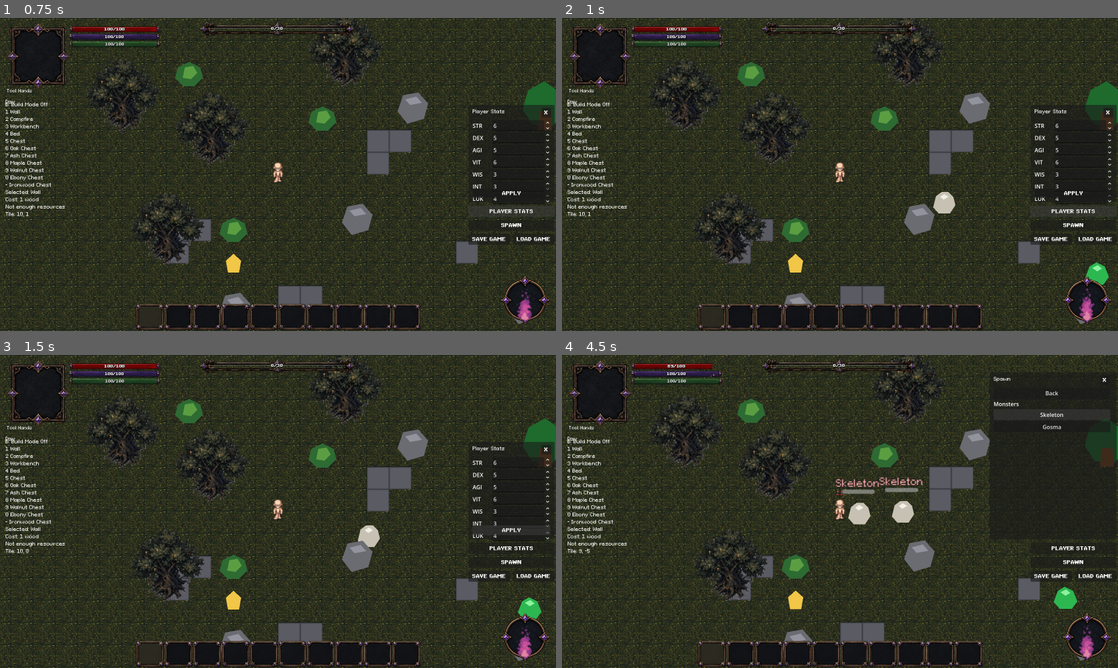
Above: before the commit, frames 1-4 (two rows, left to right).
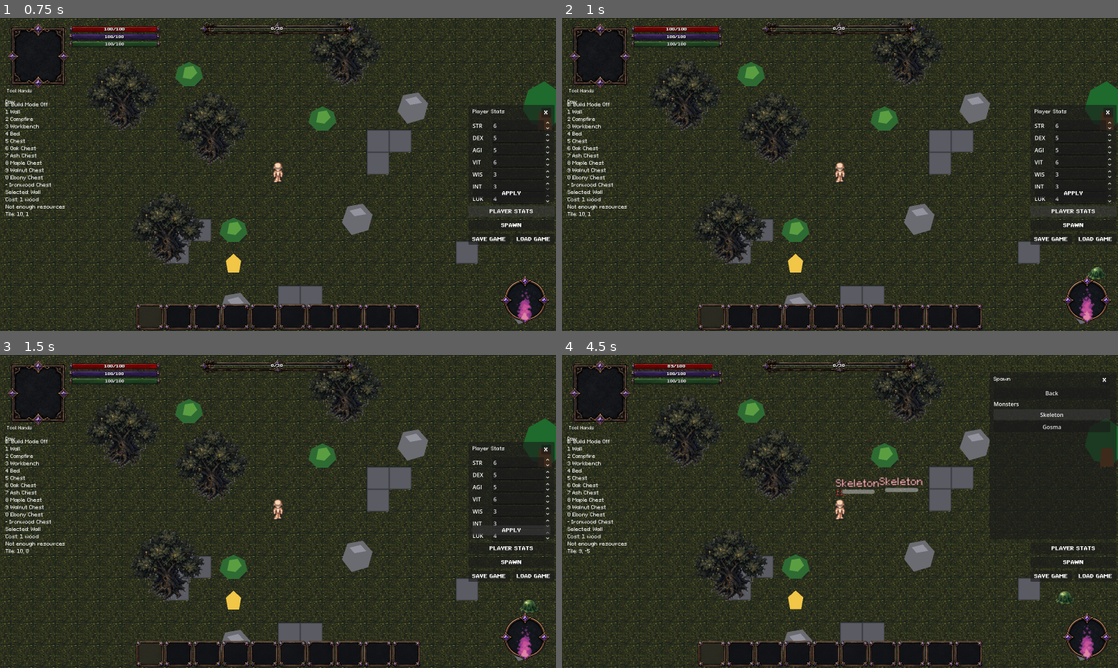
Above: after the commit, the same moments.

Repository: ramonsamagaio/Oathwake-Main
Game: Godot game, scene res://scenes/Main.tscn
Two runs of this game, one before a commit and one after it. Both use one fixed random seed, a clock stepped at 60 frames per second and the inputs below. This scene is started directly instead of the project's main scene.
Inputs:
- Up to frame 1 (0.75 s): click "PLAYER STATS" at 0.5 s
- Up to frame 2 (1 s): no input
- Up to frame 3 (1.5 s): click "APPLY" at 1.25 s
- Up to frame 4 (4.5 s): click "SPAWN" at 2 s; click "Natural map spawn" at 2.75 s; click "Monsters" at 3.5 s; click "Skeleton" at 4.25 s

Frame 1 is identical in both runs. In frame 2, 0.4% of the frame differs, in the area x 66-99%, y 55-86%; in frame 3, 0.4%; in frame 4, 0.7%, in the area x 51-93%, y 46-82%.

Commit message:
skeletoinvisivel

Diff:
--- a/scenes/enemies/Slime.tscn
+++ b/scenes/enemies/Slime.tscn
@@ -1,6 +1,9 @@
-[gd_scene load_steps=4 format=3]
+[gd_scene load_steps=7 format=3]
 
 [ext_resource type="Script" path="res://scripts/enemies/Slime.gd" id="1_slime_script"]
+[ext_resource type="Texture2D" path="res://assets/sprites/monsters/Slime_Animate/slime_idle1.png" id="2_slime_idle1"]
+[ext_resource type="Texture2D" path="res://assets/sprites/monsters/Slime_Animate/slime_idle2.png" id="3_slime_idle2"]
+[ext_resource type="Texture2D" path="res://assets/sprites/monsters/Slime_Animate/slime_idle3.png" id="4_slime_idle3"]
 
 [sub_resource type="CircleShape2D" id="CircleShape2D_slime_collision"]
 radius = 14.0
@@ -8,14 +11,36 @@
 [sub_resource type="CircleShape2D" id="CircleShape2D_damage_area"]
 radius = 18.0
 
+[sub_resource type="SpriteFrames" id="SpriteFrames_slime_idle"]
+animations = [{
+"frames": [{
+"duration": 1.0,
+"texture": ExtResource("2_slime_idle1")
+}, {
+"duration": 1.0,
+"texture": ExtResource("3_slime_idle2")
+}, {
+"duration": 1.0,
+"texture": ExtResource("4_slime_idle3")
+}, {
+"duration": 1.0,
+"texture": ExtResource("3_slime_idle2")
+}],
+"loop": true,
+"name": &"idle",
+"speed": 6.0
+}]
+
 [node name="Slime" type="CharacterBody2D"]
 script = ExtResource("1_slime_script")
 
 [node name="Body" type="Polygon2D" parent="."]
+visible = false
 color = Color(0.18, 0.72, 0.32, 1)
 polygon = PackedVector2Array(-16, 6, -10, -10, 0, -16, 12, -10, 18, 5, 10, 16, -7, 16)
 
 [node name="Highlight" type="Polygon2D" parent="."]
+visible = false
 color = Color(0.55, 0.95, 0.62, 1)
 polygon = PackedVector2Array(-6, -8, 2, -12, 8, -7, 1, -3)
 
@@ -26,3 +51,11 @@
 
 [node name="CollisionShape2D" type="CollisionShape2D" parent="DamageArea"]
 shape = SubResource("CircleShape2D_damage_area")
+
+[node name="AnimatedSprite2D" type="AnimatedSprite2D" parent="."]
+centered = true
+position = Vector2(0, -4)
+scale = Vector2(0.5, 0.5)
+sprite_frames = SubResource("SpriteFrames_slime_idle")
+animation = &"idle"
+autoplay = "idle"
--- /dev/null
+++ b/scenes/world/start_area.tscn
@@ -0,0 +1,3 @@
+[gd_scene format=3 uid="uid://c4g3hnqu0diw3"]
+
+[node name="StartArea" type="Node2D" unique_id=1283678475]
--- a/scripts/enemies/MonsterAnimator.gd
+++ b/scripts/enemies/MonsterAnimator.gd
@@ -9,6 +9,7 @@
 var _current_animation_name := ""
 var _current_flip_h := false
 var _current_flip_v := false
+var _uses_scene_sprite := false
 
 
 func configure(owner: Node2D, monster_data: Dictionary, animations_data: Dictionary, direction_mode: String, fallback_nodes: Array) -> void:
@@ -16,7 +17,12 @@
 	_direction_mode = direction_mode if not direction_mode.is_empty() else "single"
 	_fallback_nodes = fallback_nodes.duplicate()
 	_ensure_sprite()
-	_build_sprite_frames(animations_data)
+	if _sprite != null and _sprite.sprite_frames != null and not _sprite.sprite_frames.get_animation_names().is_empty():
+		_sprite_frames = _sprite.sprite_frames
+		_uses_scene_sprite = true
+	else:
+		_build_sprite_frames(animations_data)
+		_uses_scene_sprite = false
 	_set_fallback_visible(_sprite_frames == null or _sprite_frames.get_animation_names().is_empty())
 
 
@@ -33,9 +39,12 @@
 
 	var resolved := _resolve_animation_name(state, facing_direction)
 	if str(resolved.get("name", "")).is_empty():
-		_sprite.visible = false
-		_set_fallback_visible(true)
-		return
+		if _sprite_frames.has_animation("idle"):
+			resolved = {"name": "idle", "flip_h": false, "flip_v": false}
+		else:
+			_sprite.visible = true
+			_set_fallback_visible(false)
+			return
 
 	_set_fallback_visible(false)
 	_sprite.visible = true
@@ -57,6 +66,14 @@
 func _ensure_sprite() -> void:
 	if _sprite != null:
 		return
+	if _owner != null:
+		var existing := _owner.get_node_or_null("AnimatedSprite2D") as AnimatedSprite2D
+		if existing != null:
+			_sprite = existing
+			_sprite.centered = true
+			_sprite.position = _visual_offset
+			_sprite.z_index = 20
+			return
 	_sprite = AnimatedSprite2D.new()
 	_sprite.name = "MonsterSprite"
 	_sprite.centered = true
--- a/scripts/enemies/Slime.gd
+++ b/scripts/enemies/Slime.gd
@@ -3,3 +3,6 @@
 
 func _ready() -> void:
 	super._ready()
+	var sprite := get_node_or_null("AnimatedSprite2D") as AnimatedSprite2D
+	if sprite != null:
+		sprite.play("idle")
